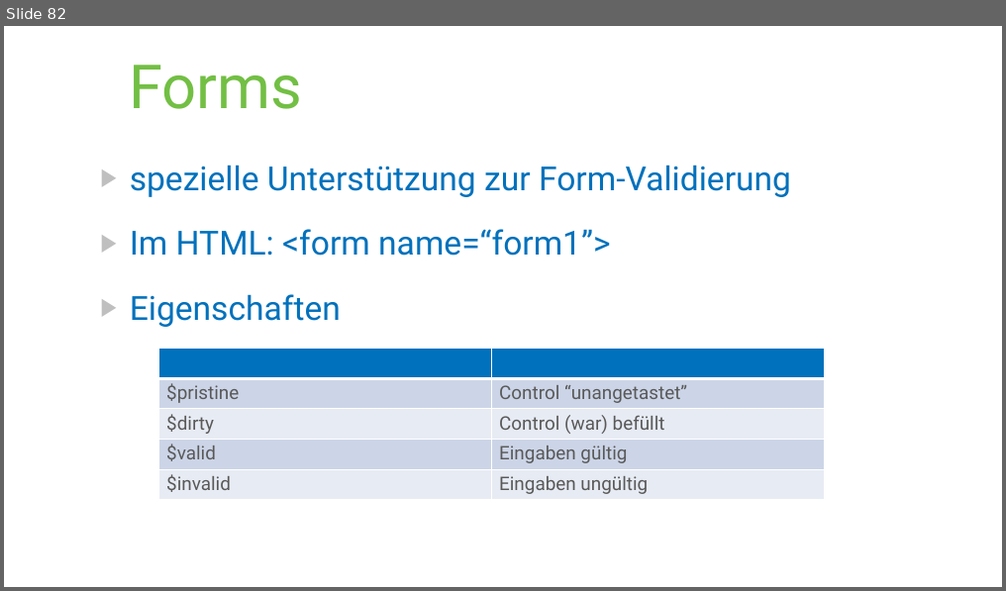
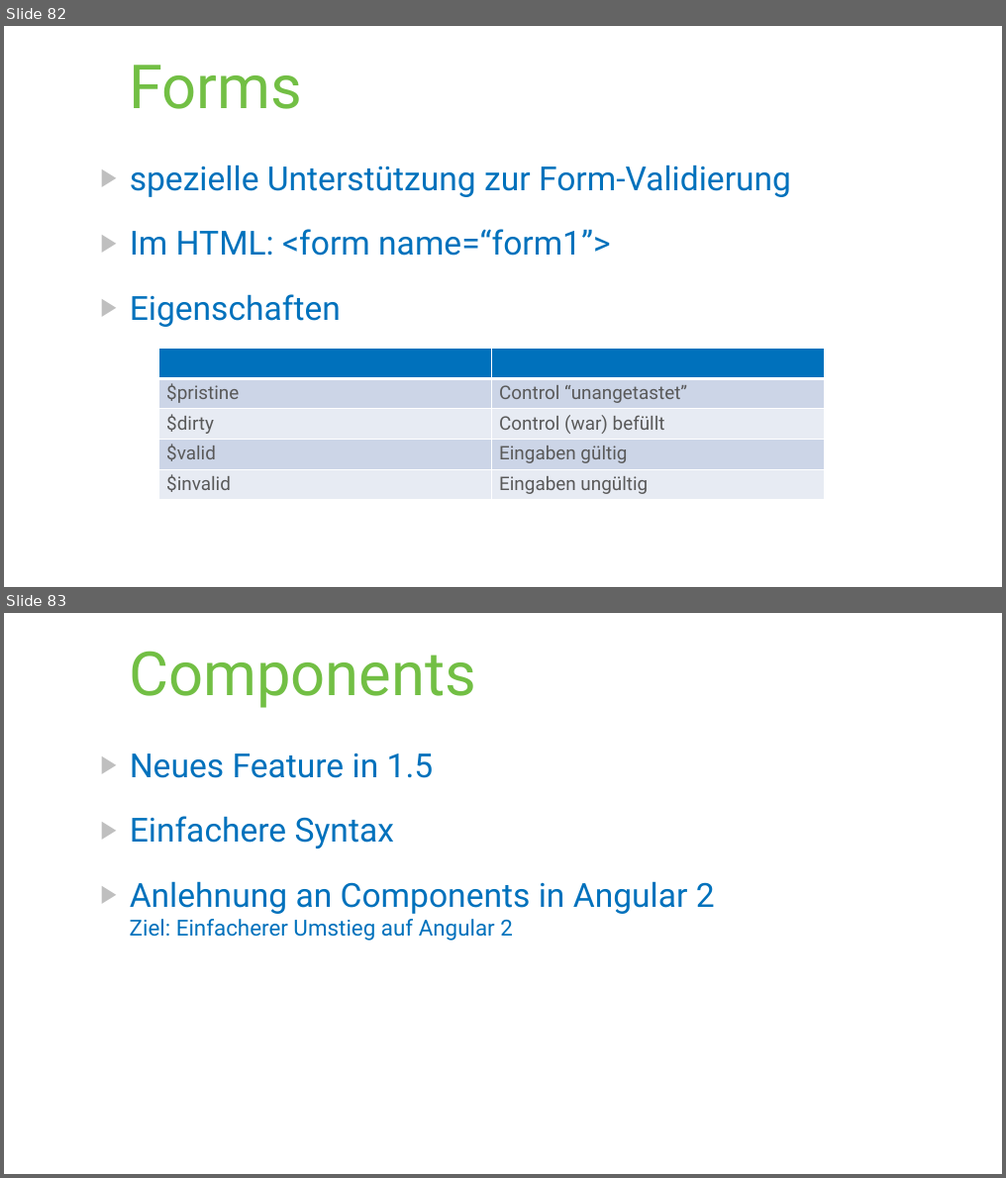
Before and after one commit to paumayr/angularjs-samples, a slide deck: slides/AngularJS.pptx. Shown one above the other, each under a label of ours: slide 82 before the commit, slides 82 and 83 after it. The pictures are 1006x591 and 1006x1178 pixels, drawn with LibreOffice and Linux fonts; fonts in the diff are those of the drawing. Boxes give left, top, right and bottom in pixels: in the first picture for what was removed or moved away, otherwise in the second. Text is boxed around its words. In the diff, an @@ line names an element or a change of style, - is before the commit and + after.

```diff
--- a/slides/AngularJS.pptx
+++ b/slides/AngularJS.pptx
@@ slide 83 added at (x1=4, y1=613, x2=1002, y2=1174), background #FFFFFF @@
@@ title added at (x1=129, y1=651, x2=476, y2=708), 58.7 pt, text #72BF44 @@
+Components
@@ text added at (x1=130, y1=753, x2=715, y2=941), 32 pt, text #0071BC @@
+▶ Neues Feature in 1.5
+▶ Einfachere Syntax
+▶ Anlehnung an Components in Angular 2
+  Ziel: Einfacherer Umstieg auf Angular 2
```
Also in this commit, not shown: 4 other slides added, 10 other files.
